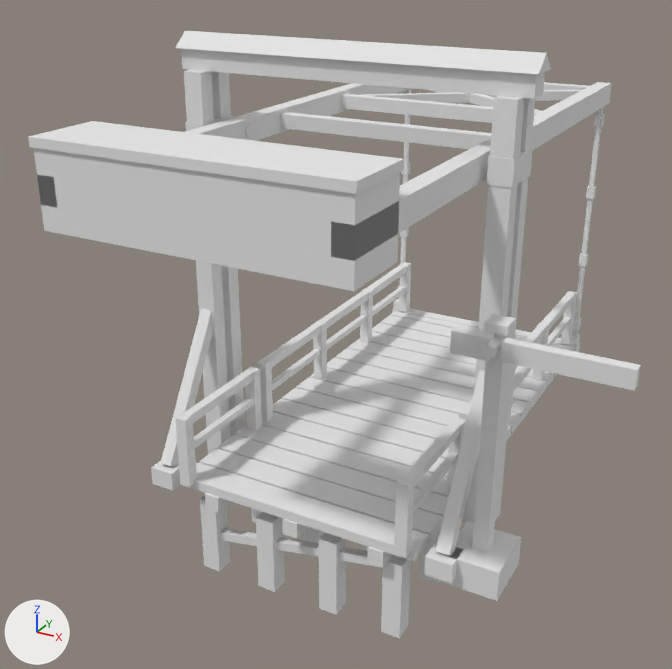
Before and after pictures for a commit that changed the glTF model assets/models/drawbridge-lift.glb.
Before and after are seen from a 50 mm lens placed at (6.09, -13.66, 8.72), pointed at (-0.47, -1.73, 2.76). Arrows for +X, +Y and +Z are at lower left; the lights stay in place. The picture after the commit comes second. Vertices at exactly the same position are counted once.

Before the edit, the objects in view are built like this:
```python
me_beam = bpy.data.meshes.new('beam')
me_beam.from_pydata(...)  # 96 vertices, 148 faces; spans x -2.45..2.45, y -4.03..6.1, z -0.5..0.62
me_beam.materials.append(mat_palette)  # its picture is missing
me_chains = bpy.data.meshes.new('chains')
me_chains.from_pydata(...)  # 80 vertices, 120 faces; spans x -2.02..2.02, y -0.07..0.07, z -4.95..-0.15
me_chains.materials.append(mat_palette)  # its picture is missing
me_frame = bpy.data.meshes.new('frame')
me_frame.from_pydata(...)  # 326 vertices, 452 faces; spans x -2.7..3.15, y -4.09..-1.89, z -0.8..7.32
me_frame.materials.append(mat_palette)  # its picture is missing
me_leaf = bpy.data.meshes.new('leaf')
me_leaf.from_pydata(...)  # 272 vertices, 388 faces; spans x -2.07..2.07, y 0.0..6.0, z -0.66..1.11
me_leaf.materials.append(mat_palette)  # its picture is missing
ob_beam = bpy.data.objects.new('beam', me_beam)
ob_beam.location = (0.0, -2.0, 5.9)
ob_chains = bpy.data.objects.new('chains', me_chains)
ob_chains.location = (0.0, 4.0, 5.9)
ob_frame = bpy.data.objects.new('frame', me_frame)
ob_frame.location = (0.0, 0.0, 0.0)
ob_leaf = bpy.data.objects.new('leaf', me_leaf)
ob_leaf.location = (0.0, -2.0, 0.9)
# also in view: 'signal' at (3.38, -3.6, 4.0)
```
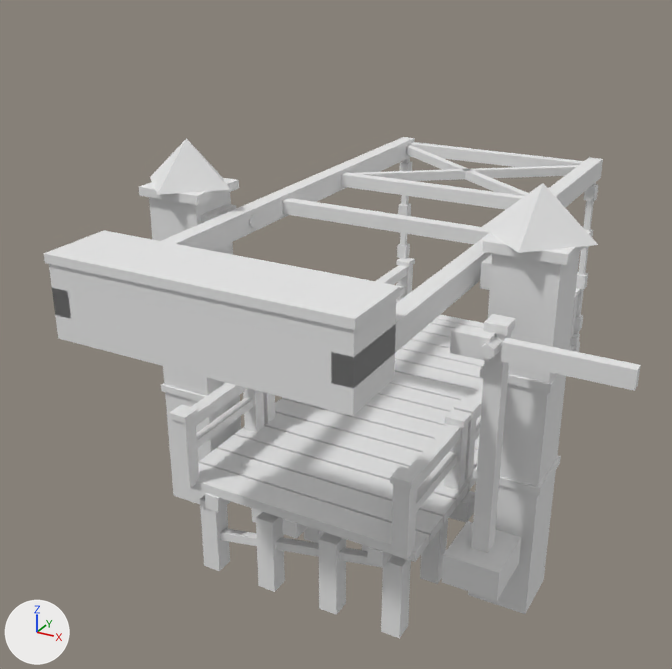
Boxes [x1, y1, x2, y2] around the edits, measured in the pictures (672 x 669 px; the box of a moved part takes in the faces that stretch with it):
'beam', moved
    before: [28, 82, 612, 291]
    after: [44, 137, 603, 416]
'frame', reshaped (15% wider, 18% shorter)
    before: [151, 31, 551, 638]
    after: [139, 138, 598, 638]
'chains', moved
    before: [398, 89, 604, 334]
    after: [396, 158, 598, 334]
part 1 of me_frame, added
    after: [191, 383, 248, 426]
part 2 of me_frame, added
    after: [196, 398, 253, 448]
part 3 of me_frame, moved or reshaped
    before: [394, 476, 414, 558]
    after: [391, 483, 417, 560]
part 4 of me_frame, added
    after: [409, 424, 461, 489]
part 5 of me_frame, added
    after: [416, 452, 458, 512]
part 6 of me_frame, added
    after: [161, 383, 206, 401]
part 7 of me_frame, added
    after: [139, 177, 239, 205]
part 8 of me_frame, moved or reshaped
    before: [185, 116, 232, 131]
    after: [200, 204, 236, 223]
part 9 of me_frame, moved or reshaped
    before: [472, 333, 510, 553]
    after: [468, 252, 580, 614]
part 10 of me_frame, added
    after: [473, 455, 561, 496]
part 11 of me_frame, added
    after: [480, 366, 563, 393]
part 12 of me_frame, added
    after: [482, 230, 592, 265]
part 13 of me_frame, moved or reshaped
    before: [486, 148, 533, 188]
    after: [480, 254, 492, 290]
part 14 of me_frame, moved or reshaped
    before: [466, 96, 524, 523]
    after: [471, 331, 512, 553]
part 15 of me_frame, deleted
    before: [161, 31, 551, 584]
part 16 of me_frame, moved or reshaped
    before: [151, 366, 262, 490]
    after: [149, 138, 264, 504]
part 17 of me_frame, moved or reshaped
    before: [401, 420, 463, 513]
    after: [444, 409, 472, 490]
part 18 of me_frame, added
    after: [482, 183, 598, 253]

The change, as a list of edits to the scene's bpy script:
```text
Change me_frame:
    used by ob_frame; location = (0.0, 0.0, 0.0)
    remove me_frame.from_pydata(...)  # 326 vertices, 452 faces; spans x -2.7..3.15, y -4.09..-1.89, z -0.8..7.32
    add me_frame.from_pydata(...)  # 354 vertices, 498 faces; spans x -3.58..3.58, y -4.15..-1.47, z -0.8..5.74
    me_frame part 1: a new loose piece, a box spanning x -1.92..-1.72, y -4.0..-2.15, z 1.8..2.0, in mat_palette (its picture is missing)
    me_frame part 2: a new loose piece, a box spanning x -1.89..-1.75, y -4.0..-2.15, z 1.38..1.52, in mat_palette (its picture is missing)
    me_frame part 3: the loose piece of 8 vertices spanning x 1.73..1.91, y -4.09..-3.91, z 0.85..2.0 is scaled about its middle by (1.33, 1.33, 1)
    me_frame part 4: a new loose piece, a box spanning x 1.72..1.92, y -4.0..-2.15, z 1.8..2.0, in mat_palette (its picture is missing)
    me_frame part 5: a new loose piece, a box spanning x 1.75..1.89, y -4.0..-2.15, z 1.38..1.52, in mat_palette (its picture is missing)
    me_frame part 6: a new loose piece, a box spanning x -3.29..-2.31, y -2.74..-1.76, z 1.5..1.62, in mat_palette (its picture is missing)
    me_frame part 7: a new loose piece, a box spanning x -3.35..-2.25, y -2.8..-1.7, z 4.9..5.04, in mat_palette (its picture is missing)
    me_frame part 8: the loose piece of 8 vertices spanning x -2.52..-2.18, y -2.61..-1.89, z 5.72..6.08 is moved by (0.0, 0.0, -1.4)
    me_frame part 9: the loose piece of 8 vertices spanning x 2.64..2.86, y -3.51..-3.29, z 0.9..4.15 is scaled about its middle by (4.09, 4.09, 1.69), then moved by (0.05, 1.15, -0.38)
    me_frame part 10: a new loose piece, a box spanning x 2.31..3.29, y -2.74..-1.76, z 1.5..1.62, in mat_palette (its picture is missing)
    me_frame part 11: a new loose piece, a box spanning x 2.31..3.29, y -2.74..-1.76, z 3.1..3.22, in mat_palette (its picture is missing)
    me_frame part 12: a new loose piece, a box spanning x 2.25..3.35, y -2.8..-1.7, z 4.9..5.04, in mat_palette (its picture is missing)
    me_frame part 13: the loose piece of 8 vertices spanning x 2.18..2.52, y -2.61..-1.89, z 5.72..6.08 is moved by (0.0, 0.0, -1.4)
    me_frame part 14: the loose piece of 8 vertices spanning x 2.2..2.5, y -2.6..-2.34, z 0.44..6.8 is scaled about its middle by (0.8, 0.923, 0.511), then moved by (0.4, -0.93, -1.1)
    me_frame part 15: 9 loose pieces with 70 vertices, spanning x -2.7..2.7, y -4.0..-1.9, z 0.44..7.32, are deleted
    me_frame part 16: 36 vertices moved from x -2.55..-1.73, y -4.09..-2.06, z 0.6..2.01 to x -3.25..-1.67, y -4.15..-1.8, z -0.6..2.1; 4 vertices removed from x -2.55..-2.15, y -4.0..-3.6, z 0.9; 9 vertices added at x -3.58..-2.02, y -3.03..-1.47, z 4.9..5.74
    me_frame part 17: 16 vertices moved from x 1.75..1.89, y -4.0..-2.15, z 1.39..2.01 to x 1.67..1.97, y -2.3..-2.0, z 0.85..2.1
    me_frame part 18: 5 vertices added at x 2.02..3.58, y -3.03..-1.47, z 5.04..5.74
    other edits to the shape of me_frame do not show in these pictures
Change ob_beam:
    ob_beam.location: (0.0, -2.0, 5.9) -> (0.0, -2.0, 4.5)
Change ob_chains:
    ob_chains.location: (0.0, 4.0, 5.9) -> (0.0, 4.0, 4.5)
```
